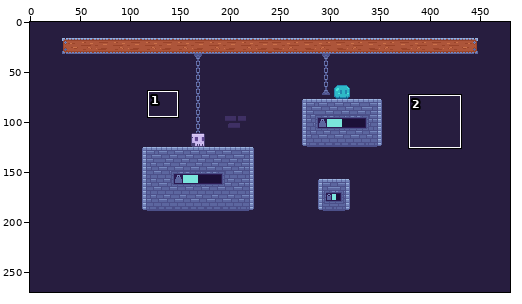
File history of a pixel-art file, Resources/Art/mockup_game_scene.aseprite. Above: a wide view before the commit, with the close-up outlined.
Close-up. The starting point:
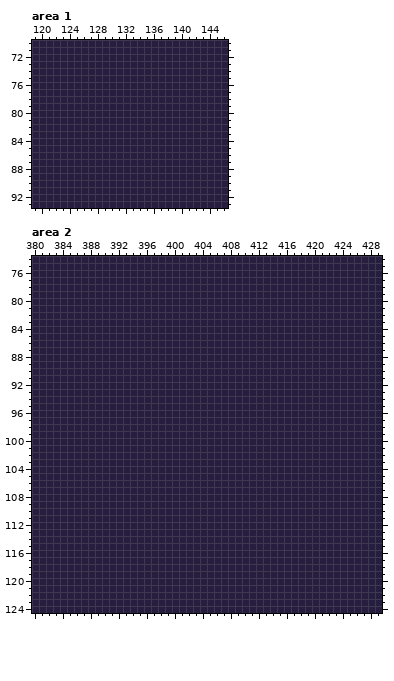
480x270 pixels, 1 frame. Shown: area 1: x 119..146, y 70..93; area 2: x 380..429, y 74..124. The commit also changed other parts of the picture, which this record leaves out.
The same view after the edit:
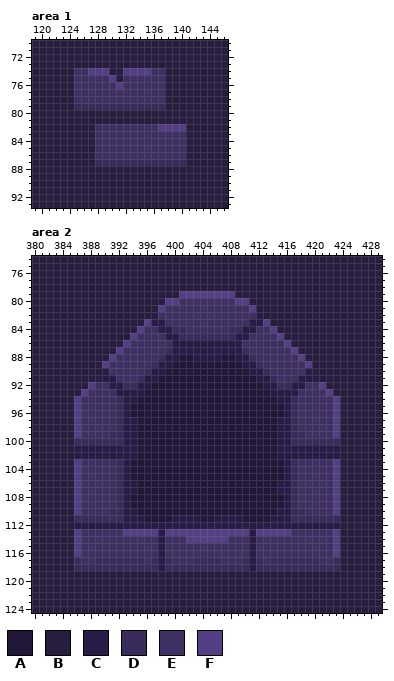
Palette (. is transparent): A #211738  B #271d3f  C #291b47  D #392b5c  E #3f3064  F #543f87
The exact change:
Changed rows in their new state; - is an unchanged pixel.
Area 1, layer "deco":
first column x 125:
74 EEFFF--FFFFEE---
75 EEEEEF-EEEEEE---
76 EEEEEEFEEEEEE---
77 EEEEEEEEEEEEE---
78 EEEEEEEEEEEEE---
79 DDDDDDDDDDDDD---
82 ---EEEEEEEEEFFFF
83 ---EEEEEEEEEEEEE
84 ---EEEEEEEEEEEEE
85 ---EEEEEEEEEEEEE
86 ---EEEEEEEEEEEEE
87 ---DDDDDDDDDDDDD
Area 2, layer "deco":
first column x 386:
 79 ---------------FFFFFFFF---------------
 80 -------------FFEEEEEEEEFF-------------
 81 ------------FEEEEEEEEEEEEF------------
 82 -----------CEEEEEEEEEEEEEEC-----------
 83 ----------FCCEEEEEEEEEEEECCF----------
 84 ---------FEECCDDEEEEEEDDCCEEF---------
 85 --------FEEEECCDDDDDDDDCCEEEEF--------
 86 -------FEEEEEECCCCCCCCCCEEEEEEF-------
 87 ------FEEEEEEDCCCCCCCCCCDEEEEEEF------
 88 -----FEEEEEEDCCAACCCCAACCDEEEEEEF-----
 89 ----FEEEEEEDCCAAAAAAAAAACCDEEEEEEF----
 90 ----CEEEEEDCCAAAAAAAAAAAACCDEEEEEC----
 91 ---CCCEEEDCCAAAAAAAAAAAAAACCDEEECCC---
 92 --FEECCDDCCAAAAAAAAAAAAAAAACCDDCCEEF--
 93 -FEEEECCCCAAAAAAAAAAAAAAAAAACCCCEEEEF-
 94 FEEEEEDCCAAAAAAAAAAAAAAAAAAAACCDEEEEEF
 95 FEEEEEDCAAAAAAAAAAAAAAAAAAAAAACDEEEEEF
 96 FEEEEEDCAAAAAAAAAAAAAAAAAAAAAACDEEEEEF
 97 FEEEEEDCCAAAAAAAAAAAAAAAAAAAACCDEEEEEF
 98 FEEEEEDCCAAAAAAAAAAAAAAAAAAAACCDEEEEEF
 99 FEEEEDDCCAAAAAAAAAAAAAAAAAAAACCDDEEEEF
100 DDDDDDDCCAAAAAAAAAAAAAAAAAAAACCDDDDDDD
101 CCCCCCCCCAAAAAAAAAAAAAAAAAAAACCCCCCCCC
102 CCCCCCCCCAAAAAAAAAAAAAAAAAAAACCCCCCCCC
103 FEEEEEDCAAAAAAAAAAAAAAAAAAAAAACDEEEEEF
104 FEEEEEDCAAAAAAAAAAAAAAAAAAAAAACDEEEEEF
105 FEEEEEDCAAAAAAAAAAAAAAAAAAAAAACDEEEEEF
106 FEEEEEDCCAAAAAAAAAAAAAAAAAAAACCDEEEEEF
107 FEEEEEDCCAAAAAAAAAAAAAAAAAAAACCDEEEEEF
108 FEEEEEDCAAAAAAAAAAAAAAAAAAAAAACDEEEEEF
109 FEEEEEDCAAAAAAAAAAAAAAAAAAAAAACDEEEEEF
110 FEEEEDDCCAAAAAAAAAAAAAAAAAAAACCDDEEEEF
111 DDDDDDDCCCAAAACCCCAACCCCAAAACCCDDDDDDD
112 CCCCCCCCCCCCCCCCCCCCCCCCCCCCCCCCCCCCCC
113 FEEEEEEFFFFFCFFFFFFFFFFFFCFFFFFEEEEEEF
114 FEEEEEEEEEEECEEEFFFFFFEEECEEEEEEEEEEEF
115 FEEEEEEEEEEECEEEEEEEEEEEECEEEEEEEEEEEF
116 FEEEEEEEEEEECEEEEEEEEEEEECEEEEEEEEEEEF
117 DEEDDDDDDDEDCDEEEDDDDEEEDCDEDDDDDDDEED
118 DDDDDDDDDDDDCDDDDDDDDDDDDCDDDDDDDDDDDD
Changed places in both close-ups, as pixel boxes (x1, y1, x2, y2):
changed: (74, 68, 186, 166)
changed: (74, 291, 340, 571)
